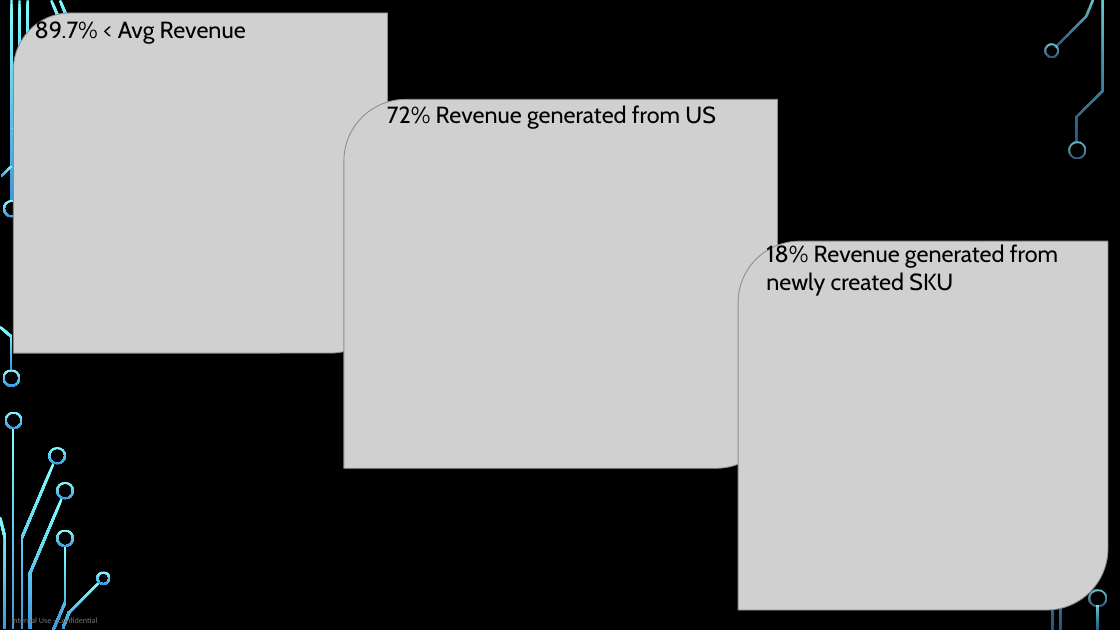
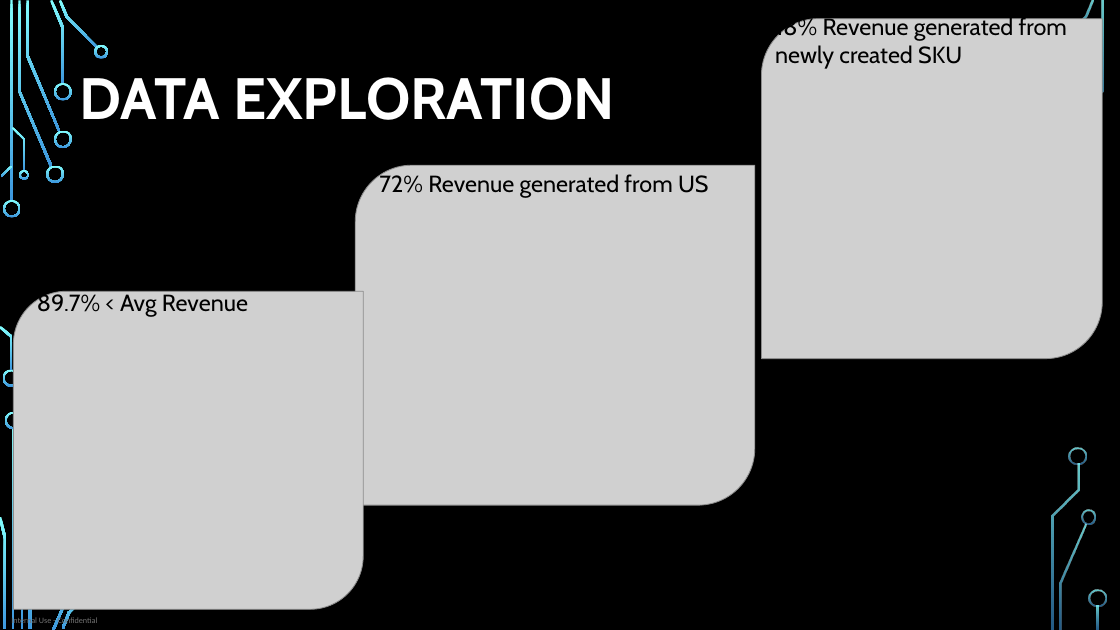
Before and after one commit to WooiLing94/WLCapstoneProject, a slide deck: slide 11 of LOB Cuskit Launch Dashboard.pptx. Drawn at 1120x630 pixels with LibreOffice and Linux fonts; fonts in the diff are those of the drawing; grey boxes stand for pictures; background and template pictures are left out. Boxes give left, top, right and bottom in pixels: in the first picture for what was removed or moved away, otherwise in the second. Text is boxed around its words. In the diff, an @@ line names an element or a change of style, - is before the commit and + after.

```diff
--- a/LOB Cuskit Launch Dashboard.pptx
+++ b/LOB Cuskit Launch Dashboard.pptx
@@ picture: place and size @@
-picture at [739, 241, 1108, 610]
+picture at [761, 18, 1102, 359]
@@ text "18% Revenue generated from newly ...": place and size @@
-text "18% Revenue generated from newly ..." at [766, 242, 1058, 296]
+text "18% Revenue generated from newly ..." at [775, 15, 1067, 69]
@@ text added at [80, 77, 615, 120], 50 pt, text #FFFFFF, bold @@
+DATA EXPLORATION
@@ picture: place and size @@
-picture at [344, 99, 777, 468]
+picture at [355, 166, 755, 506]
@@ text "72% Revenue generated from US": place and size @@
-text "72% Revenue generated from US" at [387, 105, 716, 129]
+text "72% Revenue generated from US" at [379, 172, 709, 198]
@@ picture: place and size @@
-picture at [13, 13, 387, 354]
+picture at [13, 292, 363, 610]
@@ text "89.7% < Avg Revenue": place and size @@
-text "89.7% < Avg Revenue" at [35, 18, 246, 44]
+text "89.7% < Avg Revenue" at [37, 291, 248, 317]
```
Also in this commit, not shown: 2 other slides changed, 5 slides added, 1 slide removed, 2 other files.
